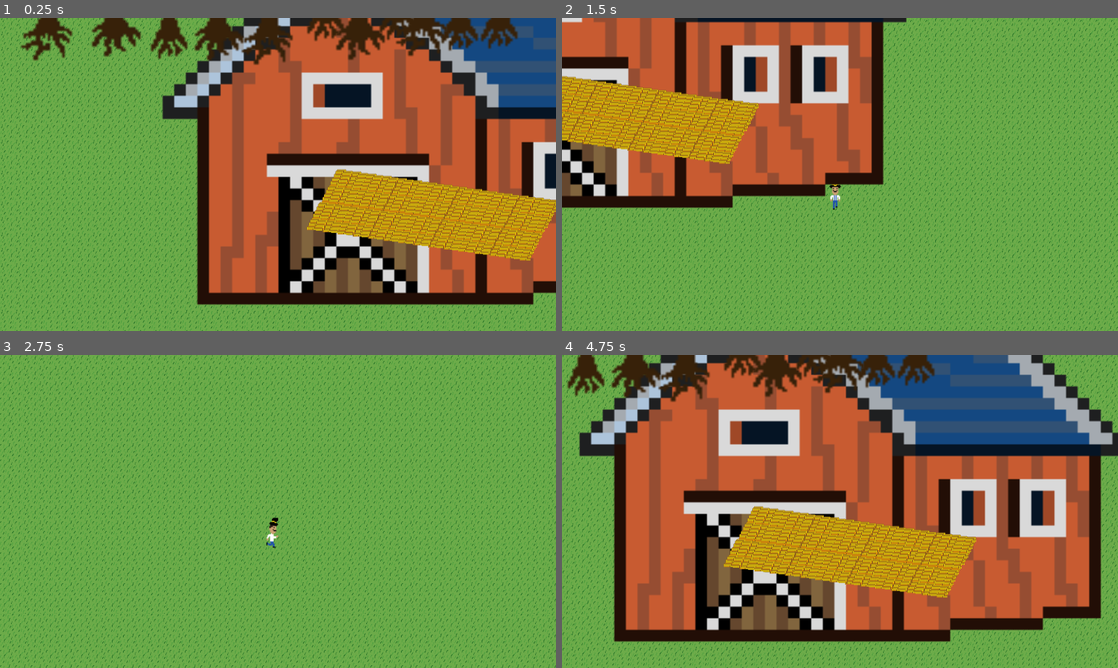
Above: before the commit, frames 1-4 (two rows, left to right).
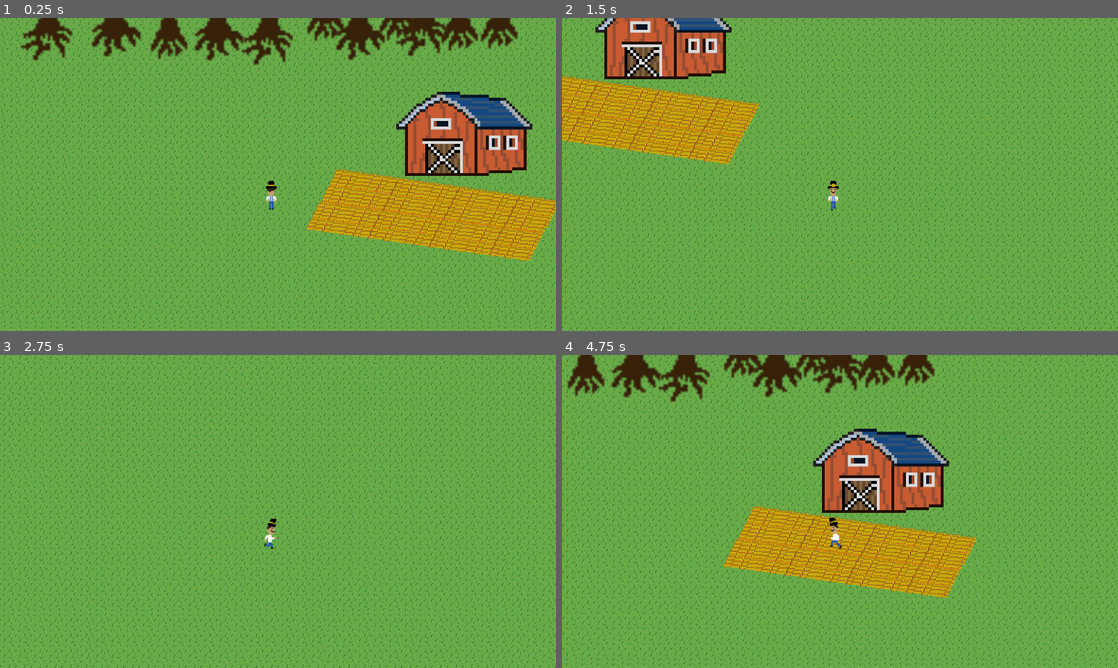
Above: after the commit, the same moments.

Repository: ian-kr/Melon
Game: Godot game, scene res://scenes/levels/town.tscn
The game is run twice, just before and just after one commit, with the same random seed, the same clock (stepped at 60 frames per second) and the same inputs. This scene is started directly instead of the project's main scene.
Inputs:
- Up to frame 1 (0.25 s): no input
- Up to frame 2 (1.5 s): tap Enter at 0.5 s; hold D (right) 0.53-1.28 s; hold S (down) from 1.28 s (still down)
- Up to frame 3 (2.75 s): release S (down) at 2.03 s; hold D (right) from 2.03 s (still down)
- Up to frame 4 (4.75 s): release D (right) at 2.78 s; hold W (up) 2.78-3.53 s; hold A (left) from 3.53 s (still down)

The runs differ from the first frame. In frame 1, 47% of the frame differs, in the area x 29-100%, y 0-92%; in frame 2, 26%; in frame 3, 0.1%; in frame 4, 67%, in the area x 3-100%, y 0-92%.

Commit message:
House added
Added collisions and houses lol

Diff:
--- a/scenes/Player_Content/character_body_2d.tscn
+++ b/scenes/Player_Content/character_body_2d.tscn
@@ -1,10 +1,10 @@
 [gd_scene load_steps=14 format=3 uid="uid://bfekkk7kqve4c"]
 
 [ext_resource type="Script" path="res://scenes/Player_Content/character_body_2d.gd" id="1_71yju"]
-[ext_resource type="Texture2D" uid="uid://w5r14n3b5q1d" path="res://graphics/amishSpriteSheet.png" id="2_51d23"]
+[ext_resource type="Texture2D" uid="uid://bdv3fr4mc7x4e" path="res://graphics/amishSpriteSheet.png" id="2_51d23"]
 
 [sub_resource type="RectangleShape2D" id="RectangleShape2D_kvv8v"]
-size = Vector2(45, 65.75)
+size = Vector2(26, 64)
 
 [sub_resource type="Animation" id="Animation_c3rhk"]
 length = 0.001
@@ -168,11 +168,11 @@
 script = ExtResource("1_71yju")
 
 [node name="CollisionShape2D" type="CollisionShape2D" parent="."]
-position = Vector2(557, 383)
+position = Vector2(556, 381)
 shape = SubResource("RectangleShape2D_kvv8v")
 
 [node name="Sprite2D" type="Sprite2D" parent="."]
-position = Vector2(561, 382)
+position = Vector2(557, 384)
 scale = Vector2(1.84375, 2.125)
 texture = ExtResource("2_51d23")
 hframes = 20
--- a/scenes/levels/town.tscn
+++ b/scenes/levels/town.tscn
@@ -9,6 +9,9 @@
 [ext_resource type="Texture2D" uid="uid://cbcg8m2tir20u" path="res://graphics/assets/things/Tree2.png" id="7_mgkwl"]
 [ext_resource type="Texture2D" uid="uid://tegslj7v83hy" path="res://graphics/assets/things/Tree3.png" id="8_p8f42"]
 
+[sub_resource type="RectangleShape2D" id="RectangleShape2D_xsw73"]
+size = Vector2(1031, 85)
+
 [node name="Town" type="Node2D"]
 
 [node name="MainTheme" type="AudioStreamPlayer" parent="."]
@@ -17,6 +20,7 @@
 autoplay = true
 
 [node name="Player" parent="." instance=ExtResource("3_exm27")]
+z_index = 10
 
 [node name="RemoteTransform2D" type="RemoteTransform2D" parent="Player"]
 position = Vector2(570, 337)
@@ -26,8 +30,8 @@
 position = Vector2(570, 337)
 
 [node name="Barn" type="Sprite2D" parent="."]
-position = Vector2(907, 270)
-scale = Vector2(3, 3)
+position = Vector2(959, 256)
+scale = Vector2(0.75, 0.75)
 texture = ExtResource("3_2xk2g")
 
 [node name="Wheat" type="Sprite2D" parent="."]
@@ -104,3 +108,9 @@
 position = Vector2(1026, -44)
 scale = Vector2(5, 5)
 texture = ExtResource("8_p8f42")
+
+[node name="collision" type="StaticBody2D" parent="."]
+
+[node name="CollisionShape2D" type="CollisionShape2D" parent="collision"]
+position = Vector2(562.5, 43.5)
+shape = SubResource("RectangleShape2D_xsw73")
Not shown: 1 places in scenes/levels/town.tscn that only renumber resources
